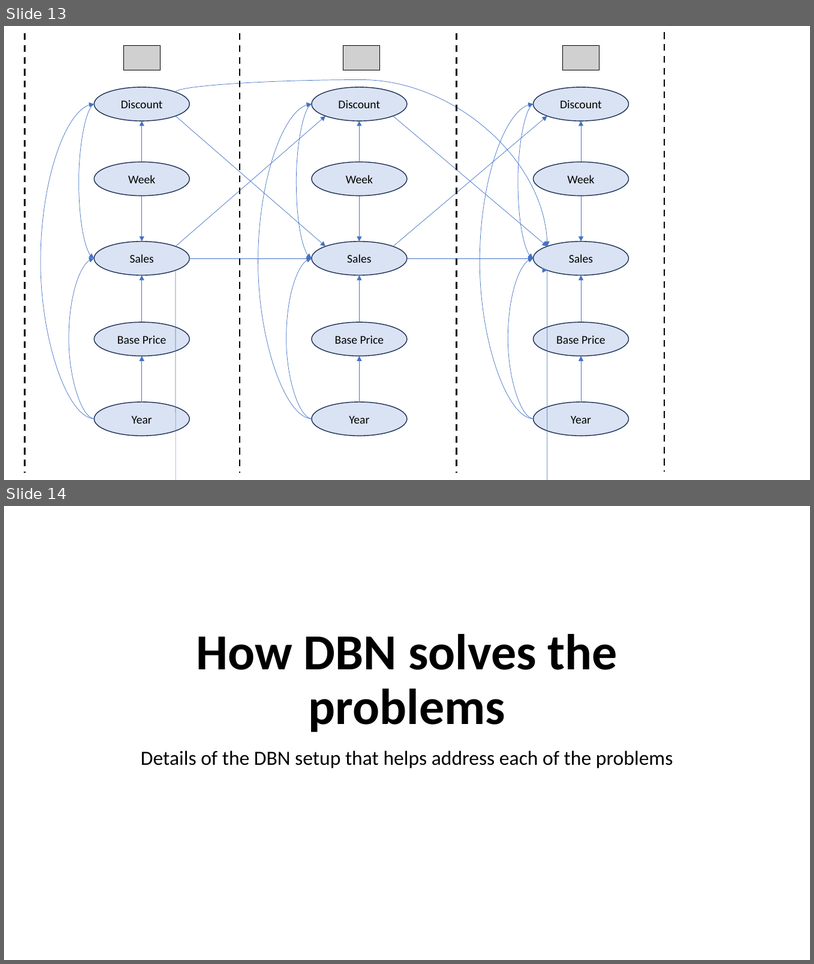
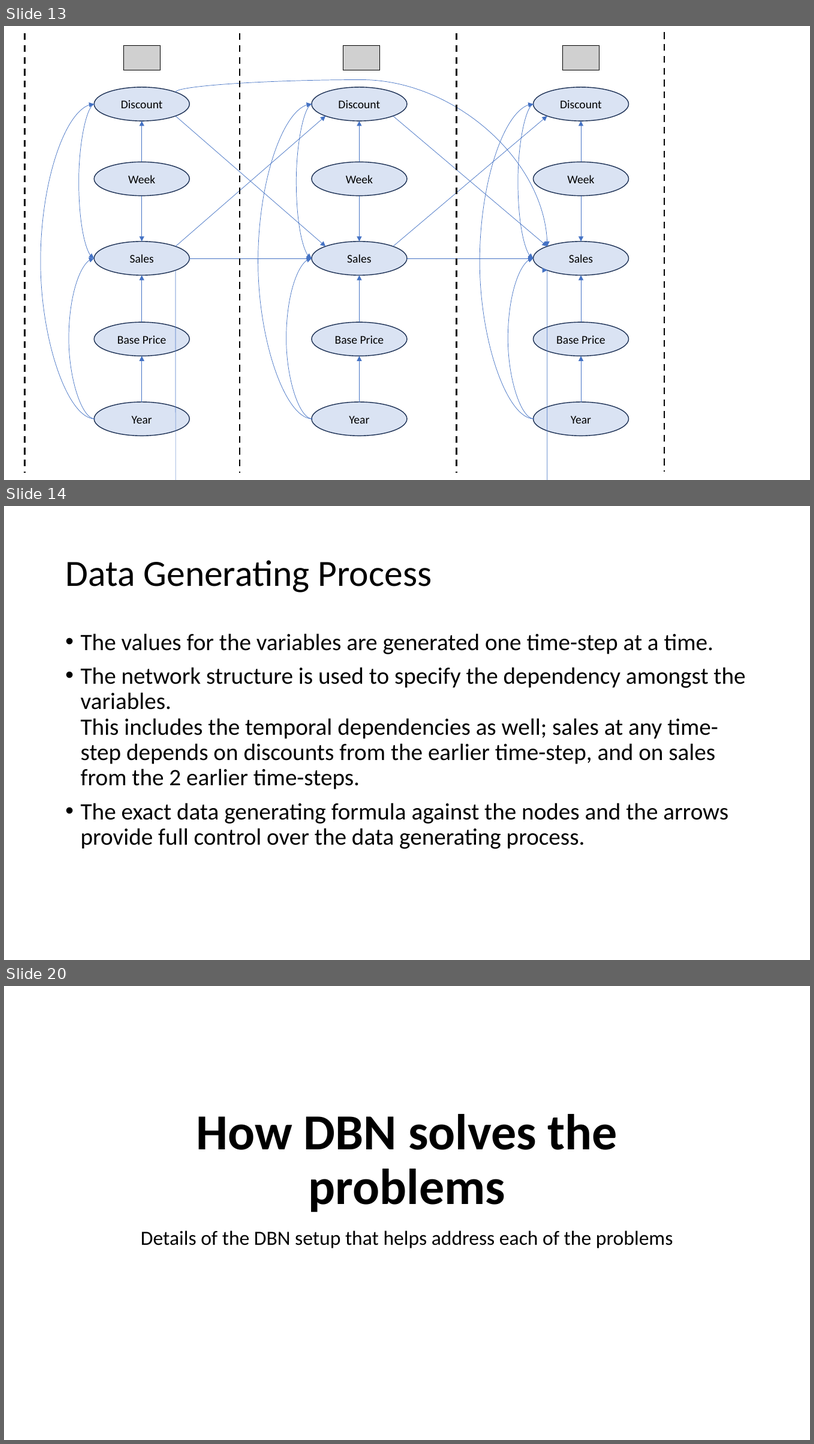
Before and after one commit to AnirbanChakraborty06/DBN-Data-Generator, a slide deck: Utility of Dynamic Bayesian Networks.pptx. Shown one above the other, each under a label of ours: slides 13 and 14 before the commit, slides 13, 14 and 20 after it; the slides between them are not shown. The pictures are 814x964 and 814x1444 pixels, drawn with LibreOffice and Linux fonts; fonts in the diff are those of the drawing; grey boxes stand for pictures. Boxes give left, top, right and bottom in pixels: in the first picture for what was removed or moved away, otherwise in the second. Text is boxed around its words. In the diff, an @@ line names an element or a change of style, - is before the commit and + after.

```diff
--- a/Utility of Dynamic Bayesian Networks.pptx
+++ b/Utility of Dynamic Bayesian Networks.pptx
@@ slide 14 added at bbox=[4, 506, 810, 960], background #FFFFFF @@
@@ title added at bbox=[65, 560, 432, 592], 44 pt, text #000000 @@
+Data Generating Process
@@ text added at bbox=[81, 633, 746, 849], 28 pt, text #000000 @@
+• The values for the variables are generated one time-step at a time.
+• The network structure is used to specify the dependency amongst the variables.
+  This includes the temporal dependencies as well; sales at any time-step depends on discounts from the earlier time-step, and on sales from the 2 earlier time-steps.
+• The exact data generating formula against the nodes and the arrows provide full control over the data generating process.
@@ what was slide 14 is now slide 20 @@
```
Also in this commit, not shown: 6 slides changed, 6 other slides added.
